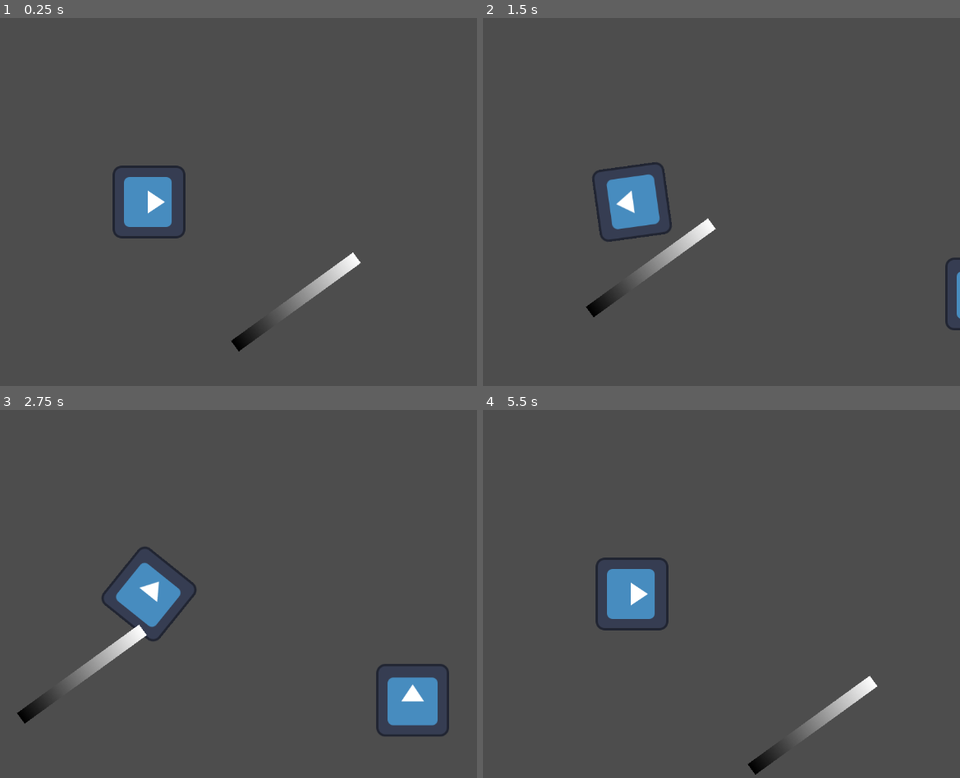
Above: before the commit, frames 1-4 (two rows, left to right).
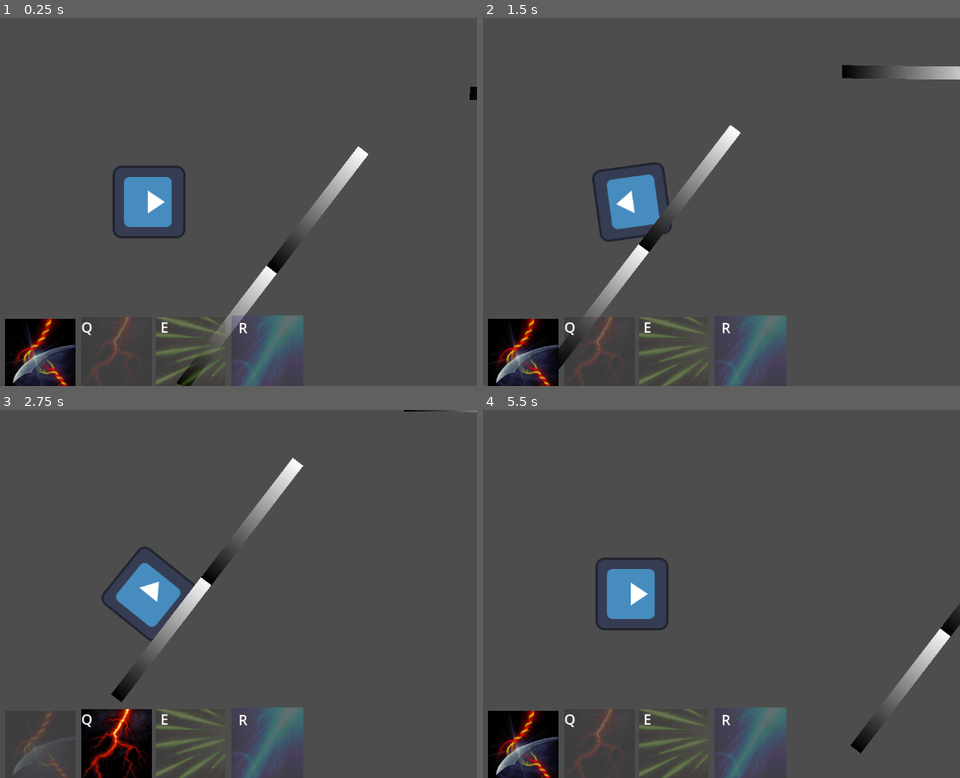
Above: after the commit, the same moments.

Repository: EamonnMR/chrome-crusher
Game: Godot game, scene res://Main.tscn
Two runs of this game, one before a commit and one after it. Both use one fixed random seed, a clock stepped at 60 frames per second and the inputs below. The engine's default icon, where the game draws it, is replaced by a stand-in: a white triangle on a blue panel in a dark square.
Inputs (mouse positions are in pixels of both pictures, inside the frame that each line leads up to):
- Up to frame 1 (0.25 s): no input
- Up to frame 2 (1.5 s): tap Enter at 0.5 s; move the mouse to (773, 183) at 0.52 s; hold D 0.53-1.28 s; hold Right mouse button (block) 0.53-1.28 s; move the mouse to (502, 220) at 1.27 s; hold S from 1.28 s (still down); click (502, 220) at 1.35 s
- Up to frame 3 (2.75 s): move the mouse to (214, 513) at 2.02 s; release S at 2.03 s; hold D from 2.03 s (still down); hold Q from 2.03 s (still down)
- Up to frame 4 (5.5 s): move the mouse to (597, 667) at 2.77 s; release D at 2.78 s; release Q at 2.78 s; hold W 2.78-3.53 s; tap E at 2.85 s; move the mouse to (826, 649) at 3.52 s; hold R 3.53-4.28 s; hold A 3.53-5.03 s; move the mouse to (outside the picture) at 4.27 s; right-click (outside the picture) at 4.35 s; move the mouse to (664, 594) at 5.02 s; press the mouse at (664, 594) at 5.03 s; hold S from 5.03 s (still down)

The runs differ from the first frame. In frame 1, 7.4% of the frame differs, in the area x 1-100%, y 18-100%; in frame 2, 8.1%; in frame 3, 9.3%, in the area x 3-100%, y 0-100%; in frame 4, 6.7%.

Commit message:
Adds enemy to fight

Diff:
--- /dev/null
+++ b/Foe.gd
@@ -0,0 +1,9 @@
+extends CharacterBody2D
+
+const SPEED = 300.0
+const JUMP_VELOCITY = -400.0
+func _physics_process(delta):
+	move_and_slide()
+
+func damage():
+	queue_free()
--- a/Main.tscn
+++ b/Main.tscn
@@ -1,19 +1,30 @@
 [gd_scene load_steps=5 format=3 uid="uid://c4tvi2paprxm4"]
 
 [ext_resource type="PackedScene" uid="uid://ci5ryfv1dtg7p" path="res://player.tscn" id="3_6mvui"]
-[ext_resource type="Texture2D" uid="uid://di8ha6ppvagus" path="res://icon.svg" id="3_c1jtg"]
 [ext_resource type="PackedScene" uid="uid://p4el6x1jfav3" path="res://ui/hud/hud.tscn" id="3_gk6yj"]
+[ext_resource type="PackedScene" uid="uid://bhu1vnfq82ex4" path="res://entities/foe.tscn" id="4_00mtn"]
 [ext_resource type="PackedScene" uid="uid://btip2mr61iw3i" path="res://entities/placeholder_wall.tscn" id="4_btjl6"]
 
 [node name="World" type="Node2D"]
 
-[node name="Turret@Icon" type="Sprite2D" parent="."]
-position = Vector2(839, 222)
-texture = ExtResource("3_c1jtg")
-
 [node name="HUD" parent="." instance=ExtResource("3_gk6yj")]
-visible = false
 
 [node name="Player" parent="." instance=ExtResource("3_6mvui")]
 
 [node name="Wall" parent="." instance=ExtResource("4_btjl6")]
+position = Vector2(138, 220)
+rotation = -0.917246
+
+[node name="Wall2" parent="." instance=ExtResource("4_btjl6")]
+position = Vector2(296, 14)
+rotation = -0.917246
+
+[node name="Wall3" parent="." instance=ExtResource("4_btjl6")]
+position = Vector2(696, -190)
+rotation = 0.0106161
+
+[node name="Wall4" parent="." instance=ExtResource("4_btjl6")]
+position = Vector2(954, -187)
+rotation = 0.0106161
+
+[node name="Foe" parent="." instance=ExtResource("4_00mtn")]
--- a/component/Weapon.gd
+++ b/component/Weapon.gd
@@ -3,6 +3,11 @@
 @export var color: Util.COLOR
 
 var in_melee_area = []
+
+@export_flags_2d_physics var mask: int
+
+func _ready():
+	$MeleeArea.collision_mask = mask
 
 func shoot():
 	for body in in_melee_area:
--- /dev/null
+++ b/entities/foe.tscn
@@ -0,0 +1,19 @@
+[gd_scene load_steps=4 format=3 uid="uid://bhu1vnfq82ex4"]
+
+[ext_resource type="Script" path="res://Foe.gd" id="1_ybyg4"]
+[ext_resource type="Texture2D" uid="uid://di8ha6ppvagus" path="res://icon.svg" id="2_3r14v"]
+
+[sub_resource type="RectangleShape2D" id="RectangleShape2D_oionb"]
+size = Vector2(128, 127)
+
+[node name="Foe" type="CharacterBody2D"]
+collision_layer = 4
+script = ExtResource("1_ybyg4")
+
+[node name="CollisionShape2D" type="CollisionShape2D" parent="."]
+position = Vector2(839, 222.5)
+shape = SubResource("RectangleShape2D_oionb")
+
+[node name="Sprite" type="Sprite2D" parent="."]
+position = Vector2(839, 222)
+texture = ExtResource("2_3r14v")
--- a/entities/placeholder_wall.tscn
+++ b/entities/placeholder_wall.tscn
@@ -11,8 +11,6 @@
 height = 23
 
 [node name="Wall" type="StaticBody2D"]
-position = Vector2(258, 176)
-rotation = -0.62841
 collision_mask = 0
 
 [node name="CollisionShape2D" type="CollisionShape2D" parent="."]
--- a/entities/projectiles/projectile.gd
+++ b/entities/projectiles/projectile.gd
@@ -14,7 +14,7 @@
 
 func _on_area_2d_body_entered(body):
 	if body.has_method("damage"):
-		body.damage
+		body.damage()
 	queue_free()
 
 func _on_Timer_timeout():
--- a/player.tscn
+++ b/player.tscn
@@ -20,6 +20,7 @@
 texture = ExtResource("2_aay6k")
 
 [node name="Weapon" parent="Sprite" instance=ExtResource("3_kb8h1")]
+mask = 4
 
 [node name="Spell_R" parent="Sprite" instance=ExtResource("4_g0jnr")]
 color = 1
